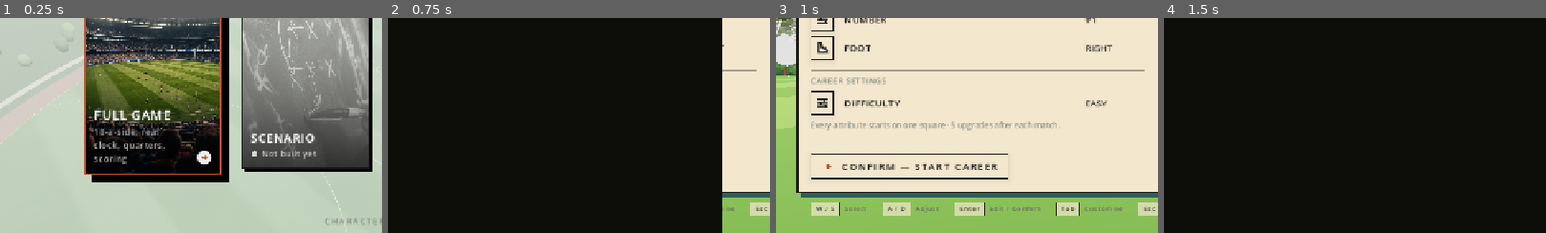
Above: before the commit, frames 1-4 (left to right).
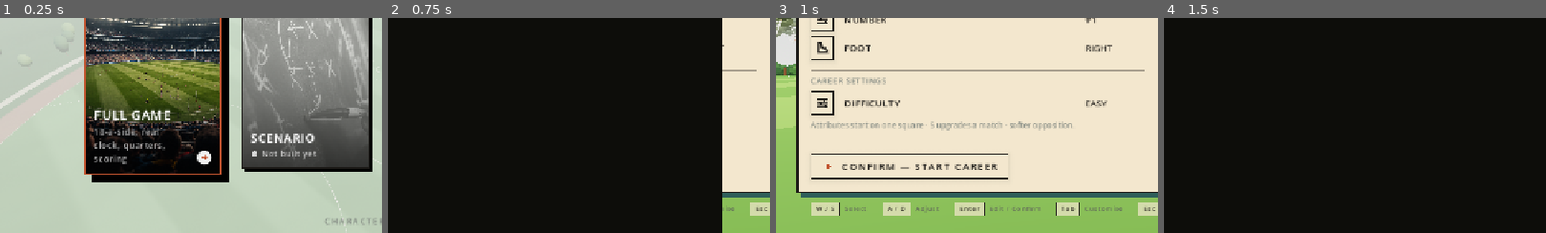
Above: after the commit, the same moments.

Repository: Yaandle/aussie-rules2
Game: Godot game, scene res://scenes/ui/main_menu.tscn
Same seed, same stepped clock (60 frames per second), same inputs: the game is played once before the commit and once after it.
Inputs (mouse positions are % of the whole screen's width and height, from its top left):
- Up to frame 1 (0.25 s): no input
- Up to frame 2 (0.75 s): tap Enter (ui_accept) at 0.5 s; move the mouse to (72, 45) at 0.52 s; hold D (move_right) from 0.53 s (still down); hold E (tackle) from 0.53 s (still down); click (72, 45) at 0.67 s
- Up to frame 3 (1 s): keep holding D (move_right); keep holding E (tackle); tap Enter (ui_accept) at 0.77 s
- Up to frame 4 (1.5 s): release D (move_right) at 1.25 s; release E (tackle) at 1.25 s; tap R (debug_reset) at 1.25 s; drag from (18, 72) to (45, 70) at 1.27 s
The pictures show only the part of the screen within x 0-50%, y 38-88%; the shares and areas given below are measured in that part.

Frames 1-2 are identical in both runs. In frame 3, 1.0% of the frame differs, in the area x 9-78%, y 48-53%; in frame 4, nothing differs.

Commit message:
Career Phase 8: Easy/Hard sets opponent squad strength and the away AI
docs/CAREER_AUDIT.md Phase 8 — the last phase of the plan; the audit now
ends with a "For review" section listing every phase's commit, the
unplaytested Tuning numbers and the known limits.

- Opponents' generated attribute band shifts with difficulty
  (Tuning.CAREER_OPPONENT_BAND_SHIFT_EASY -1 / _HARD +1, through
  CareerSeason.league_band()'s new shift and CareerProfile.opponent_band());
  your own club keeps the league's band.
- Away AI in a Career match: AIBrain.press_intensity (tackle commitment)
  from CAREER_AI_PRESS_*, and a new AIBrain.reaction_scale on the
  loose-ball reaction delay from CAREER_AI_REACTION_*, set in
  FullGame._configure_ai_brain for AWAY only when career_active. HOME and
  quick play are unchanged. No dice: attributes and timings only, physics
  still decides contests (RULES_REFERENCE §3).
- Create screen's difficulty line names the softer/tougher opposition.
- LESSONS: how to commit next to another session's uncommitted hunks in
  the same file.

Verified headless: Easy opponents sit at levels 0-3 and Hard at 1-5 while
your club stays 0-4 (average opponent OVR 15.8 vs 33.8); a live Career
match on Hard gives AWAY press 1.15 and reaction 0.75 with HOME on its
Team Edit press and reaction 1.0, and a quick-play match keeps 1.0/1.0;
Hard earns 2 upgrades and the full-time card shows "+2 UPGRADES"; a
simmed Hard season's ladder balances. Real saves backed up and restored.
Needs eyes: whether Easy and Hard feel different in a real match.

Co-Authored-By: Claude Opus 5.5 <noreply@anthropic.com>

Diff:
--- a/scripts/autoload/career_profile.gd
+++ b/scripts/autoload/career_profile.gd
@@ -310,9 +310,31 @@
 	return _league_roster(current_fixture())
 
 
-## Any team in the current league, as RosterGenerator rebuilds it.
-func _league_roster(team: String) -> Array[Dictionary]:
-	return RosterGenerator.generate_team(team, _league_salt(), CareerSeason.league_band(league_index))
+## Any team in the current league, as RosterGenerator rebuilds it. An
+## opponent's squad sits in opponent_band(); your own club's in the
+## league's plain band.
+func _league_roster(team: String, opponent := true) -> Array[Dictionary]:
+	var band := opponent_band() if opponent else CareerSeason.league_band(league_index)
+	return RosterGenerator.generate_team(team, _league_salt(), band)
+
+
+## The league's band moved by difficulty: weaker opponents on Easy,
+## stronger on Hard (Tuning.CAREER_OPPONENT_BAND_SHIFT_*).
+func opponent_band() -> Vector2i:
+	var shift := Tuning.CAREER_OPPONENT_BAND_SHIFT_HARD if difficulty == DIFFICULTY_HARD \
+		else Tuning.CAREER_OPPONENT_BAND_SHIFT_EASY
+	return CareerSeason.league_band(league_index, shift)
+
+
+## The away AI's AIBrain.press_intensity and reaction_scale in a Career
+## match, by difficulty (Tuning.CAREER_AI_*).
+func ai_press() -> float:
+	return Tuning.CAREER_AI_PRESS_HARD if difficulty == DIFFICULTY_HARD else Tuning.CAREER_AI_PRESS_EASY
+
+
+func ai_reaction_scale() -> float:
+	return Tuning.CAREER_AI_REACTION_HARD if difficulty == DIFFICULTY_HARD \
+		else Tuning.CAREER_AI_REACTION_EASY
 
 
 ## Salt for this league's generated names and squads. League 0 uses
@@ -336,7 +358,7 @@
 		first_id = maxi(first_id, int(entry.get("id", 0)) + 1)
 
 	team_name = club
-	roster = _league_roster(club)
+	roster = _league_roster(club, false)
 	for i in roster.size():
 		roster[i]["id"] = first_id + i
 	var slot := RosterGenerator.roster_index_for_role(roster, position)
--- a/scripts/autoload/career_season.gd
+++ b/scripts/autoload/career_season.gd
@@ -46,9 +46,12 @@
 
 
 ## Attribute levels a generated player in league `index` is drawn between.
-static func league_band(index: int) -> Vector2i:
-	var low := clampi(index, 0, Tuning.CAREER_ATTRIBUTE_LEVELS)
-	return Vector2i(low, mini(low + Tuning.CAREER_LEAGUE_BAND_WIDTH, Tuning.CAREER_ATTRIBUTE_LEVELS))
+## `shift` moves both ends (Career difficulty on the opposition, see
+## CareerProfile.opponent_band()), each clamped to the level range.
+static func league_band(index: int, shift := 0) -> Vector2i:
+	var top := Tuning.CAREER_ATTRIBUTE_LEVELS
+	var low := clampi(index + shift, 0, top)
+	return Vector2i(low, clampi(index + Tuning.CAREER_LEAGUE_BAND_WIDTH + shift, low, top))
 
 
 ## `your_opponents` is the order you meet the 11 opponents in rounds 1-11
--- a/scripts/mechanics/ai_brain.gd
+++ b/scripts/mechanics/ai_brain.gd
@@ -42,6 +42,12 @@
 ## home_press_intensity() the same way lateral_bias is.
 var press_intensity := 1.0
 
+## Multiplies the loose-ball reaction delay (AI_LOOSE_BALL_REACTION_MIN/
+## MAX) — above 1 a slower read, below 1 a sharper one. Career difficulty
+## sets it on the away side (FullGame._configure_ai_brain, CareerProfile.
+## ai_reaction_scale()); 1.0 everywhere else, this file's original timing.
+var reaction_scale := 1.0
+
 ## Drill-only dial: multiplies the gait a carrying brain runs for goal at
 ## in _think_carrying (1.0 is this file's original un-tuned behaviour).
 ## Added for the old chase-from-behind tackling drill — a straight foot
@@ -158,7 +164,7 @@
 	var is_held := holder != null
 	if not is_held and _ball_was_held:
 		_reaction_timer = randf_range(
-			Tuning.AI_LOOSE_BALL_REACTION_MIN, Tuning.AI_LOOSE_BALL_REACTION_MAX)
+			Tuning.AI_LOOSE_BALL_REACTION_MIN, Tuning.AI_LOOSE_BALL_REACTION_MAX) * reaction_scale
 	_ball_was_held = is_held
 
 	# Hold the line — don't chase or support the ball — in either of two
--- a/scripts/modes/full_game.gd
+++ b/scripts/modes/full_game.gd
@@ -482,8 +482,9 @@
 ## a freshly-created AIBrain. Used both here and by _switch_human_player()'s
 ## own hand-back AIBrain, so the two call sites can't drift about which
 ## settings a HOME player's AI actually gets the moment nobody's driving
-## them. AWAY always keeps AIBrain's own un-tuned defaults — only the
-## human's own team is something Team Edit lets them shape.
+## them. AWAY keeps AIBrain's own un-tuned defaults — only the human's own
+## team is something Team Edit lets them shape — except in Career, where
+## the difficulty tunes AWAY (below).
 func _configure_ai_brain(brain: AIBrain, team: Tuning.Team, attack_direction: float,
 		home_position: Vector3) -> AIBrain:
 	brain.ball = _ball
@@ -492,6 +493,13 @@
 	if team == Tuning.Team.HOME:
 		brain.lateral_bias = Settings.home_lateral_bias()
 		brain.press_intensity = Settings.home_press_intensity()
+	elif GameState.career_active:
+		# Career difficulty on the opposition (CareerProfile.ai_press/
+		# ai_reaction_scale): how hard they commit to tackles and how fast
+		# they read a loose ball. Their squad's attributes are the other half
+		# (CareerProfile.opponent_band()).
+		brain.press_intensity = CareerProfile.ai_press()
+		brain.reaction_scale = CareerProfile.ai_reaction_scale()
 	return brain
 
 
--- a/scripts/tuning.gd
+++ b/scripts/tuning.gd
@@ -1736,6 +1736,21 @@
 const CAREER_SIM_BEHINDS := 3.0          # mean behinds per side
 const CAREER_SIM_BEHINDS_SD := 1.5
 
+## Career difficulty on the opposition (docs/CAREER_AUDIT.md Phase 8). The
+## opponents' generated attribute band moves this many levels
+## (CareerSeason.league_band(); your own teammates keep the league's band),
+## and the away AI's tackle commitment (AIBrain.press_intensity) and
+## loose-ball reaction delay (AIBrain.reaction_scale, a multiplier on
+## AI_LOOSE_BALL_REACTION_MIN/MAX) scale with it. No dice anywhere: these
+## change attributes and timings, and physics still decides every contest
+## (RULES_REFERENCE §3). Unplaytested feel guesses.
+const CAREER_OPPONENT_BAND_SHIFT_EASY := -1
+const CAREER_OPPONENT_BAND_SHIFT_HARD := 1
+const CAREER_AI_PRESS_EASY := 0.85
+const CAREER_AI_PRESS_HARD := 1.15
+const CAREER_AI_REACTION_EASY := 1.3
+const CAREER_AI_REACTION_HARD := 0.75
+
 ## TeamKit.contrast() score an AWAY preset's jersey must reach against
 ## HOME's before it's used (see team_kit.gd). Default gold vs the red away
 ## preset scores ~0.77; crimson vs that red ~0.1. Unplaytested feel guess.
--- a/scripts/ui/career_character_screen.gd
+++ b/scripts/ui/career_character_screen.gd
@@ -627,9 +627,9 @@
 
 func _difficulty_caption_text() -> String:
 	if _draft["difficulty"] == CareerProfile.DIFFICULTY_HARD:
-		return "Every attribute starts at the minimum · %d upgrades after each match." \
+		return "Attributes start at the minimum · %d upgrades a match · tougher opposition." \
 			% Tuning.CAREER_UPGRADES_PER_GAME_HARD
-	return "Every attribute starts on one square · %d upgrades after each match." \
+	return "Attributes start on one square · %d upgrades a match · softer opposition." \
 		% Tuning.CAREER_UPGRADES_PER_GAME_EASY
 
 
Not shown, changed: CLAUDE.md
Not shown, changed: docs/CAREER_AUDIT.md
Not shown, changed: docs/LESSONS.md
